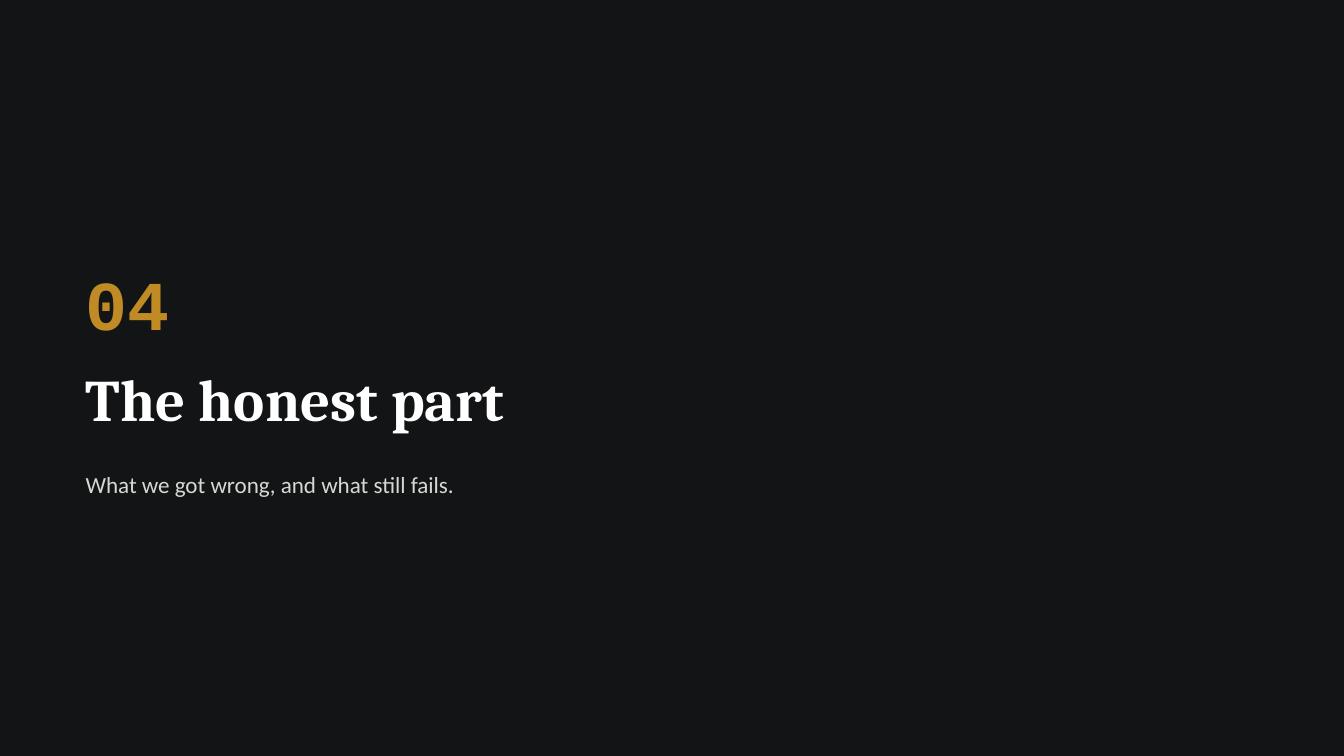
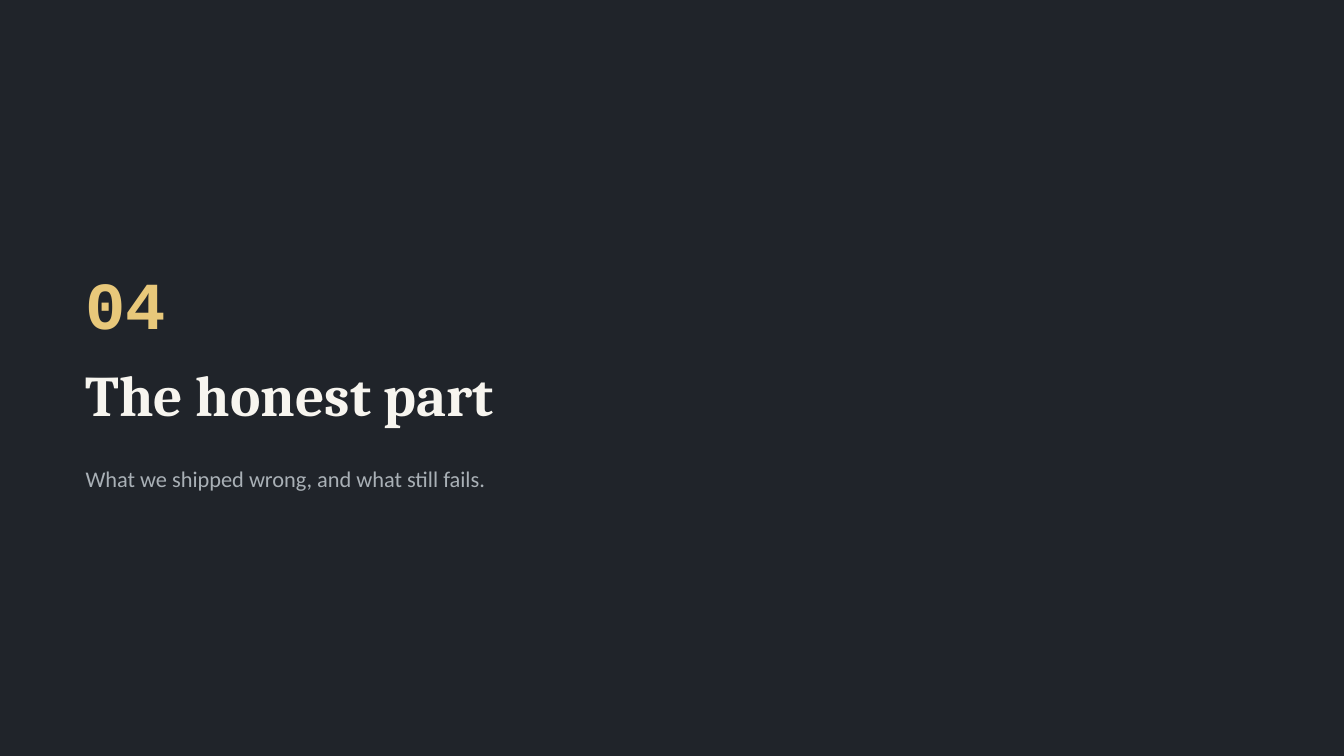
Before and after one commit to parthsevak2/curb-cut, a slide deck: slide 18 of submission/Curb-Cut.pptx (slide 15 before the commit). Drawn at 1344x756 pixels with LibreOffice and Linux fonts; fonts in the diff are those of the drawing. Boxes give left, top, right and bottom in pixels: in the first picture for what was removed or moved away, otherwise in the second. Text is boxed around its words. In the diff, an @@ line names an element or a change of style, - is before the commit and + after.

```diff
--- a/submission/Curb-Cut.pptx
+++ b/submission/Curb-Cut.pptx
@@ background #121415 to #20242A @@
@@ text "04" at [86,284,167,330]: size 50 to 48 pt, text colour #C08A24 to #E8C87A @@
@@ text "The honest part" at [86,376,494,428]: size 42 to 41 pt, text colour #FFFFFF to #F7F5EF @@
@@ text at [86,471,485,491]: text changed; size 16.5 to 16 pt; text colour #D6D8D4 to #A9B0B6 @@
-What we got wrong, and what still fails.
+What we shipped wrong, and what still fails.
```
Also in this commit, not shown: 18 other slides changed, 3 slides added, 1 other file.
